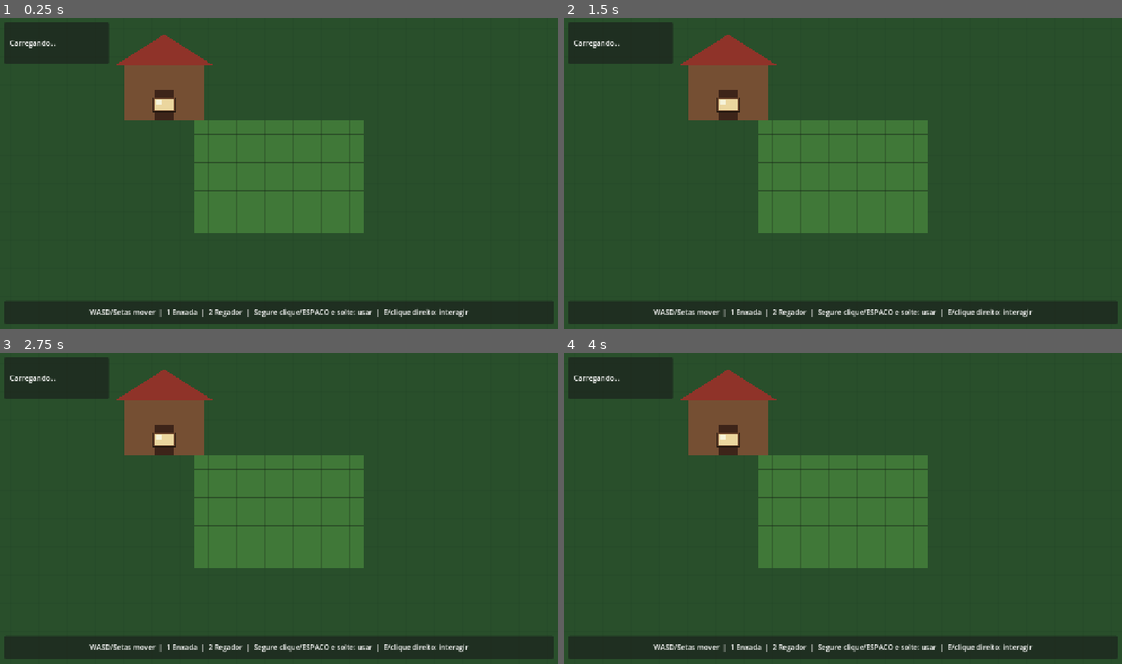
Above: before the commit, frames 1-4 (two rows, left to right).
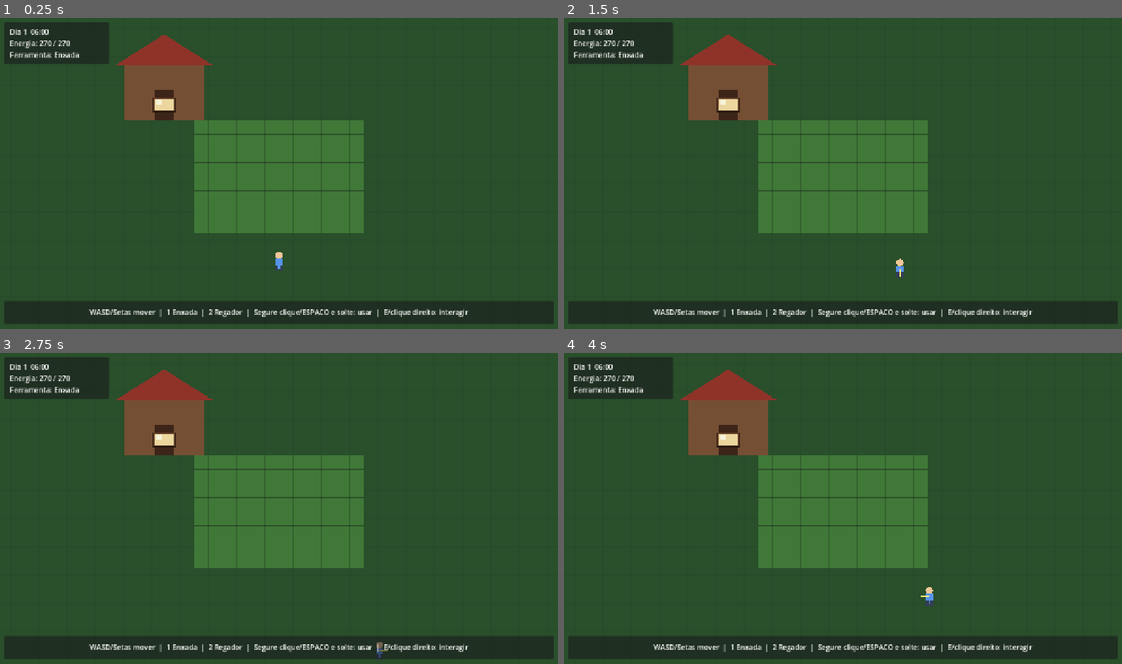
Above: after the commit, the same moments.

Repository: HelioConde/GameSlime
Game: Godot game, scene res://scenes/world/main.tscn
The game is run twice, just before and just after one commit, with the same random seed, the same clock (stepped at 60 frames per second) and the same inputs.
Inputs (mouse positions are in pixels of both pictures, inside the frame that each line leads up to):
- Up to frame 1 (0.25 s): no input
- Up to frame 2 (1.5 s): tap Enter at 0.5 s; move the mouse to (965, 157) at 0.52 s; hold D 0.53-1.28 s; tap 1 at 0.6 s; click (965, 157) at 0.67 s; tap Space at 0.77, 1.07 s; tap 2 at 0.8, 1.35 s; move the mouse to (731, 189) at 1.27 s; hold S from 1.28 s (still down); click (731, 189) at 1.42 s
- Up to frame 3 (2.75 s): tap Space at 1.52, 1.82, 2 s; tap 3 at 1.55, 2.1 s; move the mouse to (334, 436) at 2.02 s; release S at 2.03 s; hold D from 2.03 s (still down); click (334, 436) at 2.17 s; tap 4 at 2.3 s
- Up to frame 4 (4 s): move the mouse to (815, 570) at 2.77 s; release D at 2.78 s; hold W 2.78-3.53 s; tap 4 at 2.85 s; click (815, 570) at 2.92 s; tap Space at 3.02, 3.32, 3.77 s; tap 5 at 3.05, 3.6 s; move the mouse to (1010, 555) at 3.52 s; hold A from 3.53 s (still down); click (1010, 555) at 3.67 s; tap 6 at 3.8 s

The runs differ from the first frame. In frame 1, 0.5% of the frame differs, in the area x 1-51%, y 3-82%; in frame 2, 0.5%; in frame 3, 0.4%; in frame 4, 0.5%, in the area x 1-67%, y 3-82%.
Error before the commit: Parse Error: Cannot infer the type of "message" variable because the value doesn't have a set type. (res://scripts/entities/player/player_controller.gd:139)
Error after the commit: Invalid access to property or key 'selected_slot_changed' on a base object of type 'null instance'. (res://scripts/entities/player/player_controller.gd:27)

Commit message:
feat: connect hotbar inventory seeds harvest and water

Diff:
--- a/scripts/entities/player/player_controller.gd
+++ b/scripts/entities/player/player_controller.gd
@@ -7,18 +7,27 @@
 @export var acceleration: float = 1050.0
 @export var deceleration: float = 1350.0
 @export_range(0.25, 1.0, 0.05) var charge_move_multiplier: float = 0.80
+@export var starting_seed_amount: int = 15
 
 @onready var energy: EnergyComponent = $Energy
 @onready var tools: ToolController = $ToolController
+@onready var inventory: InventoryComponent = $Inventory
 
 var facing: Vector2i = Vector2i.DOWN
 var farm_field: FarmField
+var _action_flash_cells: Array[Vector2i] = []
+var _action_flash_time: float = 0.0
 
 func _ready() -> void:
 	add_to_group("player")
+
 	if not GameClock.day_started.is_connected(_on_day_started):
 		GameClock.day_started.connect(_on_day_started)
+
+	inventory.selected_slot_changed.connect(_on_selected_slot_changed)
+	_seed_starting_inventory()
 	call_deferred("_find_world_systems")
+	_sync_selected_item()
 	queue_redraw()
 
 func _physics_process(delta: float) -> void:
@@ -35,16 +44,30 @@
 	velocity = velocity.move_toward(target_velocity, rate * delta)
 
 	tools.update_charge(delta)
+
+	if _action_flash_time > 0.0:
+		_action_flash_time -= delta
+
 	move_and_slide()
 	queue_redraw()
 
 func _unhandled_input(event: InputEvent) -> void:
 	if event is InputEventMouseButton:
+		if event.button_index == MOUSE_BUTTON_WHEEL_UP and event.pressed:
+			inventory.set_selected_slot(inventory.selected_slot - 1)
+			get_viewport().set_input_as_handled()
+			return
+
+		if event.button_index == MOUSE_BUTTON_WHEEL_DOWN and event.pressed:
+			inventory.set_selected_slot(inventory.selected_slot + 1)
+			get_viewport().set_input_as_handled()
+			return
+
 		if event.button_index == MOUSE_BUTTON_LEFT:
 			if event.pressed:
-				tools.begin_charge()
+				_primary_action_pressed()
 			else:
-				_release_tool()
+				_primary_action_released()
 			get_viewport().set_input_as_handled()
 			return
 
@@ -57,35 +80,75 @@
 		return
 
 	if event.pressed:
+		var hotbar_index := _hotbar_index_from_key(event.physical_keycode)
+		if hotbar_index >= 0:
+			inventory.set_selected_slot(hotbar_index)
+			return
+
 		match event.physical_keycode:
 			KEY_SPACE:
-				tools.begin_charge()
+				_primary_action_pressed()
 			KEY_E:
 				_interact()
-			KEY_1:
-				tools.select_tool(ToolController.ToolType.HOE)
-			KEY_2:
-				tools.select_tool(ToolController.ToolType.WATERING_CAN)
 	else:
 		if event.physical_keycode == KEY_SPACE:
-			_release_tool()
+			_primary_action_released()
 
 func restore_after_sleep() -> void:
 	energy.restore_full()
+
+func refill_watering_can() -> void:
+	tools.refill_water()
 
 func get_target_cells() -> Array[Vector2i]:
 	if farm_field == null:
 		return []
 
+	var stack := inventory.get_selected_stack()
+	if stack == null or stack.is_empty():
+		return []
+
 	var origin := farm_field.world_to_cell(global_position)
+
+	if stack.item.kind == ItemDefinition.ItemKind.SEED:
+		return farm_field.filter_valid_cells(
+			GridTargeting.get_tool_cells(origin, facing, 0)
+		)
+
+	if stack.item.kind != ItemDefinition.ItemKind.TOOL:
+		return []
+
 	var stage := tools.charge_stage if tools.is_charging else 0
-	var raw_cells := GridTargeting.get_tool_cells(origin, facing, stage)
-	return farm_field.filter_valid_cells(raw_cells)
+	return farm_field.filter_valid_cells(
+		GridTargeting.get_tool_cells(origin, facing, stage)
+	)
+
+func get_selected_item_name() -> String:
+	var stack := inventory.get_selected_stack()
+	if stack == null or stack.is_empty():
+		return "Vazio"
+	return stack.item.display_name
+
+func _primary_action_pressed() -> void:
+	var stack := inventory.get_selected_stack()
+	if stack == null or stack.is_empty():
+		feedback_requested.emit("Slot vazio.")
+		return
+
+	match stack.item.kind:
+		ItemDefinition.ItemKind.TOOL:
+			tools.select_tool(stack.item.tool_type)
+			tools.begin_charge()
+		ItemDefinition.ItemKind.SEED:
+			_plant_selected_seed(stack)
+		_:
+			feedback_requested.emit("%s ainda nao possui uso direto." % stack.item.display_name)
+
+func _primary_action_released() -> void:
+	if tools.is_charging:
+		_release_tool()
 
 func _release_tool() -> void:
-	if not tools.is_charging:
-		return
-
 	var result := tools.release_charge()
 	if result.is_empty() or farm_field == null:
 		return
@@ -106,7 +169,12 @@
 		feedback_requested.emit("Energia insuficiente.")
 		return
 
+	if tool == ToolController.ToolType.WATERING_CAN and not tools.can_spend_water(stage):
+		feedback_requested.emit("O regador esta sem agua suficiente.")
+		return
+
 	var affected := 0
+
 	match tool:
 		ToolController.ToolType.HOE:
 			affected = farm_field.apply_hoe(cells)
@@ -118,6 +186,31 @@
 		return
 
 	energy.spend(energy_cost)
+
+	if tool == ToolController.ToolType.WATERING_CAN:
+		tools.spend_water(stage)
+
+	_flash_cells(cells)
+
+func _plant_selected_seed(stack: InventorySlotData) -> void:
+	if farm_field == null or stack.item.crop_to_plant == null:
+		return
+
+	var target := _get_front_cell()
+	if not farm_field.is_valid_cell(target):
+		feedback_requested.emit("Nao da para plantar aqui.")
+		return
+
+	if not farm_field.can_plant(target):
+		feedback_requested.emit(farm_field.get_cell_hint(target))
+		return
+
+	if not farm_field.plant_crop(target, stack.item.crop_to_plant):
+		return
+
+	inventory.remove_item(stack.item.id, 1)
+	feedback_requested.emit("Plantou %s." % stack.item.crop_to_plant.display_name)
+	_flash_cells([target])
 
 func _interact() -> void:
 	for node in get_tree().get_nodes_in_group("sleep_spot"):
@@ -128,17 +221,104 @@
 				feedback_requested.emit(sleep_message)
 				return
 
+	for node in get_tree().get_nodes_in_group("water_source"):
+		var water_source := node as WaterSource
+		if water_source != null and water_source.can_interact(global_position):
+			var water_message := water_source.interact(self)
+			if not water_message.is_empty():
+				feedback_requested.emit(water_message)
+				return
+
 	if farm_field == null:
 		return
 
+	var target := _get_front_cell()
+	if not farm_field.is_valid_cell(target):
+		return
+
+	if farm_field.can_harvest(target):
+		var cell_data := farm_field.get_cell(target)
+		if cell_data == null or cell_data.crop == null:
+			return
+
+		var harvest_item := inventory.get_definition(cell_data.crop.harvest_item_id)
+		if harvest_item == null:
+			feedback_requested.emit("Item de colheita nao registrado.")
+			return
+
+		if not inventory.can_add_item(harvest_item, 1):
+			feedback_requested.emit("Inventario cheio.")
+			return
+
+		var harvest := farm_field.harvest_cell(target)
+		if harvest.is_empty():
+			return
+
+		var amount := int(harvest["amount"])
+		inventory.add_item(harvest_item, amount)
+		feedback_requested.emit("Colheu %s x%d." % [harvest_item.display_name, amount])
+		_flash_cells([target])
+		return
+
+	feedback_requested.emit(farm_field.get_cell_hint(target))
+
+func _seed_starting_inventory() -> void:
+	var hoe := inventory.get_definition(&"hoe")
+	var watering_can := inventory.get_definition(&"watering_can")
+	var seeds := inventory.get_definition(&"starter_turnip_seed")
+
+	if hoe != null:
+		inventory.seed_slot(0, hoe, 1)
+	if watering_can != null:
+		inventory.seed_slot(1, watering_can, 1)
+	if seeds != null:
+		inventory.seed_slot(2, seeds, starting_seed_amount)
+
+func _sync_selected_item() -> void:
+	var stack := inventory.get_selected_stack()
+	if stack != null and not stack.is_empty() and stack.item.kind == ItemDefinition.ItemKind.TOOL:
+		tools.select_tool(stack.item.tool_type)
+	else:
+		tools.cancel_charge()
+	queue_redraw()
+
+func _on_selected_slot_changed(_index: int) -> void:
+	_sync_selected_item()
+
+func _get_front_cell() -> Vector2i:
 	var origin := farm_field.world_to_cell(global_position)
-	var target_cells := GridTargeting.get_tool_cells(origin, facing, 0)
-	if target_cells.is_empty():
-		return
-
-	var message := farm_field.interact_cell(target_cells[0])
-	if not message.is_empty():
-		feedback_requested.emit(message)
+	var cells := GridTargeting.get_tool_cells(origin, facing, 0)
+	return cells[0] if not cells.is_empty() else origin
+
+func _flash_cells(cells: Array[Vector2i]) -> void:
+	_action_flash_cells = cells.duplicate()
+	_action_flash_time = 0.16
+	queue_redraw()
+
+func _hotbar_index_from_key(keycode: Key) -> int:
+	match keycode:
+		KEY_1:
+			return 0
+		KEY_2:
+			return 1
+		KEY_3:
+			return 2
+		KEY_4:
+			return 3
+		KEY_5:
+			return 4
+		KEY_6:
+			return 5
+		KEY_7:
+			return 6
+		KEY_8:
+			return 7
+		KEY_9:
+			return 8
+		KEY_0:
+			return 9
+		_:
+			return -1
 
 func _read_movement_input() -> Vector2:
 	var direction := Vector2.ZERO
@@ -168,7 +348,8 @@
 
 func _draw() -> void:
 	_draw_player()
-	_draw_tool_preview()
+	_draw_target_preview()
+	_draw_action_flash()
 
 func _draw_player() -> void:
 	draw_circle(Vector2(0, -13), 8.0, Color(0.94, 0.78, 0.59))
@@ -179,13 +360,22 @@
 	var facing_line := Vector2(facing) * 18.0
 	draw_line(Vector2.ZERO, facing_line, Color(1.0, 0.93, 0.47), 2.0)
 
-func _draw_tool_preview() -> void:
+func _draw_target_preview() -> void:
 	if farm_field == null:
 		return
 
+	var stack := inventory.get_selected_stack()
+	if stack == null or stack.is_empty():
+		return
+
 	var preview_color := Color(0.75, 0.48, 0.22, 0.30)
-	if tools.selected_tool == ToolController.ToolType.WATERING_CAN:
+
+	if stack.item.kind == ItemDefinition.ItemKind.SEED:
+		preview_color = Color(0.55, 0.86, 0.32, 0.30)
+	elif stack.item.kind == ItemDefinition.ItemKind.TOOL and stack.item.tool_type == ToolController.ToolType.WATERING_CAN:
 		preview_color = Color(0.29, 0.69, 1.0, 0.30)
+	elif stack.item.kind != ItemDefinition.ItemKind.TOOL:
+		return
 
 	for cell in get_target_cells():
 		var center_global := farm_field.cell_to_world(cell)
@@ -194,3 +384,11 @@
 		var rect := Rect2(center_local - size * 0.5, size)
 		draw_rect(rect, preview_color, true)
 		draw_rect(rect, preview_color.lightened(0.35), false, 2.0)
+
+func _draw_action_flash() -> void:
+	if farm_field == null or _action_flash_time <= 0.0:
+		return
+
+	for cell in _action_flash_cells:
+		var center_local := to_local(farm_field.cell_to_world(cell))
+		draw_circle(center_local, 8.0, Color(1.0, 1.0, 1.0, 0.45))
